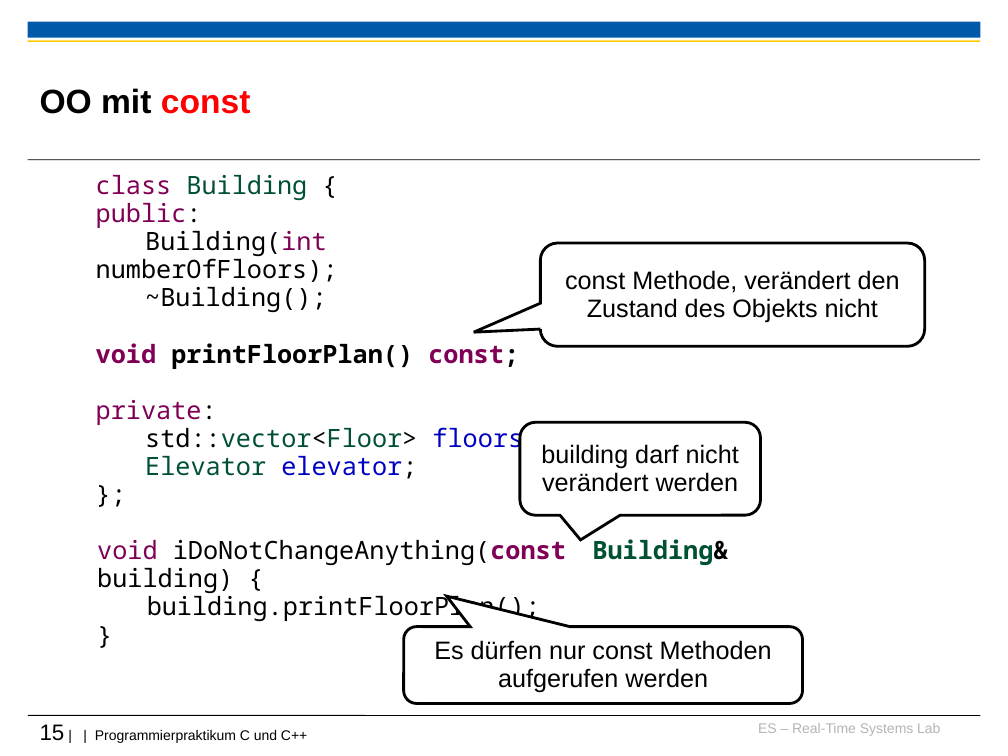
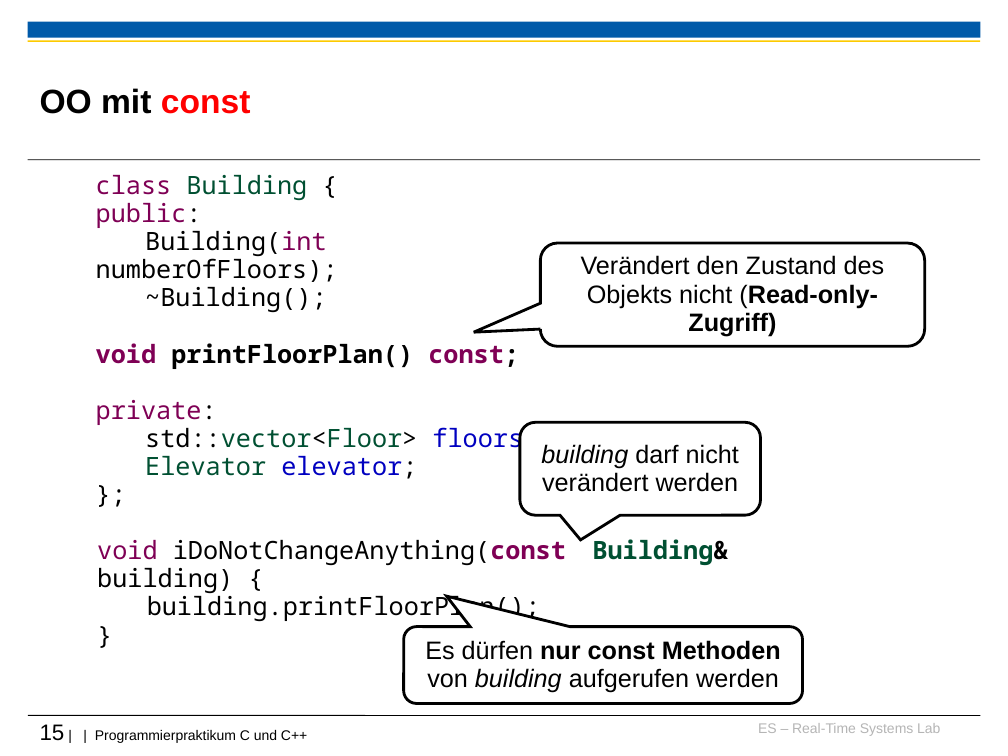
Before and after one commit to h82k/tud-cppp, a slide deck: slide 15 of Vorlesung/2 Speicherverwaltung_F36.ppt. Drawn at 1008x756 pixels with LibreOffice and Linux fonts; fonts in the diff are those of the drawing; background and template pictures are left out. Boxes give left, top, right and bottom in pixels: in the first picture for what was removed or moved away, otherwise in the second. Text is boxed around its words. In the diff, an @@ line names an element or a change of style, - is before the commit and + after.

```diff
--- a/Vorlesung/2 Speicherverwaltung_F36.ppt
+++ b/Vorlesung/2 Speicherverwaltung_F36.ppt
@@ text in rounded speech box at (581,255,885,336): text changed @@
-const Methode, verändert den Zustand des Objekts nicht
+Verändert den Zustand des Objekts nicht (Read-only-Zugriff)
@@ rounded speech box "building darf nicht verändert werden" at (520,422,761,515): italic on in "building" @@
@@ text in rounded speech box at (425,640,781,693): text changed @@
-Es dürfen nur const Methoden aufgerufen werden
+Es dürfen nur const Methoden von building aufgerufen werden
```
Also in this commit, not shown: 23 other slides changed.
